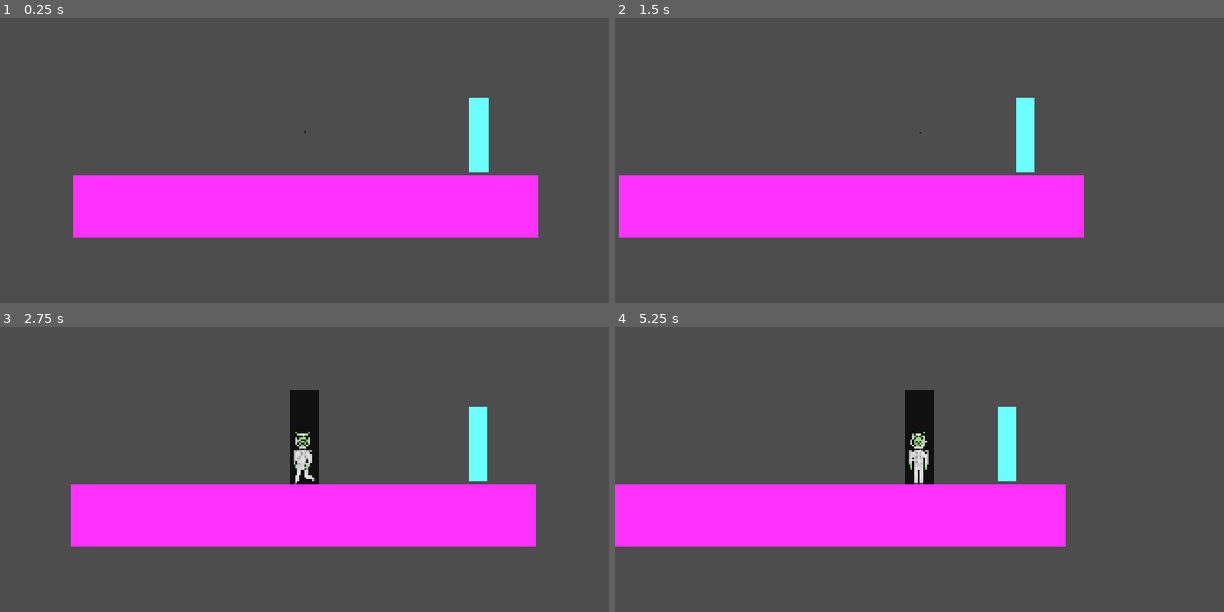
Above: before the commit, frames 1-4 (two rows, left to right).
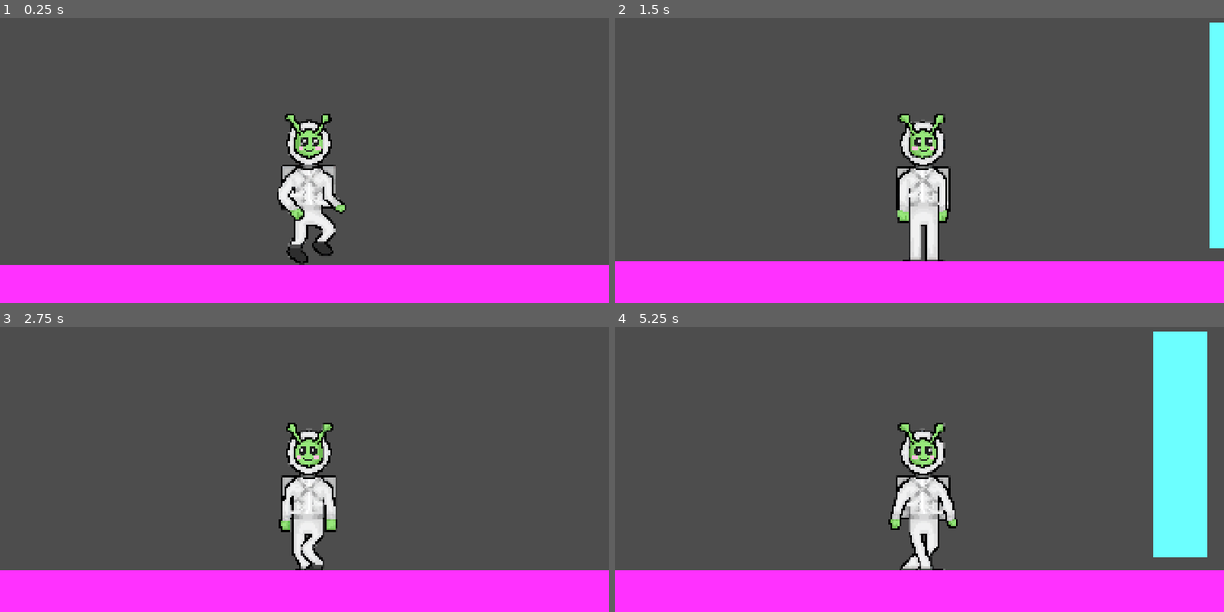
Above: after the commit, the same moments.

Repository: CARLFHG/PARSUA
Game: Godot game, scene res://scene/levelroot1.tscn
Same seed, same stepped clock (60 frames per second), same inputs: the game is played once before the commit and once after it.
Inputs (mouse positions are in pixels of both pictures, inside the frame that each line leads up to):
- Up to frame 1 (0.25 s): no input
- Up to frame 2 (1.5 s): move the mouse to (1053, 114) at 0.52 s; hold D (right) 0.53-1.25 s; click (1053, 114) at 0.67 s; tap Space (jump) at 0.77 s; drag from (797, 149) to (1023, 140) at 1.27 s
- Up to frame 3 (2.75 s): move the mouse to (365, 366) at 2.02 s; hold A (left) from 2.03 s (still down)
- Up to frame 4 (5.25 s): release A (left) at 2.75 s; drag from (889, 509) to (736, 389) at 2.77 s; move the mouse to (1102, 492) at 3.52 s; hold D (right) 3.53-4.25 s; tap Space (jump) at 3.77 s; drag from (736, 389) to (1023, 449) at 4.27 s; move the mouse to (949, 441) at 5.02 s; hold D (right) from 5.03 s (still down); click (949, 441) at 5.17 s

The runs differ from the first frame. In frame 1, 33% of the frame differs, in the area x 0-100%, y 28-100%; in frame 2, 36%; in frame 3, 34%; in frame 4, 41%, in the area x 0-100%, y 1-100%.

Commit message:
movement w mako na,:)

Diff:
--- a/scene/player.tscn
+++ b/scene/player.tscn
@@ -1,130 +1,79 @@
-[gd_scene load_steps=24 format=3 uid="uid://c0iii0d5t8i0u"]
+[gd_scene load_steps=18 format=3 uid="uid://c0iii0d5t8i0u"]
 
 [ext_resource type="Script" uid="uid://bjafywn44ypym" path="res://script/player.gd" id="1_ct4mp"]
-[ext_resource type="Texture2D" uid="uid://dlnbtjk6am4hj" path="res://images/asssets/Idle (32x32).png" id="2_yw30f"]
-[ext_resource type="Texture2D" uid="uid://bab434aksyuqe" path="res://images/asssets/Jump (32x32).png" id="3_ct4mp"]
-[ext_resource type="Texture2D" uid="uid://bqog2yp6fn27" path="res://images/asssets/dcf3e2d7-13fb-4671-b51a-d360eccf2499 (1).jpg" id="4_s4jxa"]
+[ext_resource type="Texture2D" uid="uid://wjd2vd52kknd" path="res://images/asssets/Idle.png" id="2_s4jxa"]
+[ext_resource type="Texture2D" uid="uid://v2tjcxtoau8l" path="res://images/asssets/Untitled189_20260125164131.png" id="3_s4jxa"]
+[ext_resource type="Texture2D" uid="uid://b3jxh2ul0aca3" path="res://images/asssets/Untitled189_20260125163735.png" id="4_oh5ij"]
 [ext_resource type="AudioStream" uid="uid://c2ccw5c4t0nks" path="res://images/asssets/sound/jump.wav" id="5_s4jxa"]
 
-[sub_resource type="AtlasTexture" id="AtlasTexture_yllr7"]
-atlas = ExtResource("2_yw30f")
-region = Rect2(0, 0, 32, 32)
+[sub_resource type="AtlasTexture" id="AtlasTexture_oh5ij"]
+atlas = ExtResource("2_s4jxa")
+region = Rect2(768, 0, 768, 2160)
 
-[sub_resource type="AtlasTexture" id="AtlasTexture_kb6p2"]
-atlas = ExtResource("2_yw30f")
-region = Rect2(32, 0, 32, 32)
+[sub_resource type="AtlasTexture" id="AtlasTexture_34jf3"]
+atlas = ExtResource("2_s4jxa")
+region = Rect2(1536, 0, 768, 2160)
 
-[sub_resource type="AtlasTexture" id="AtlasTexture_wodsf"]
-atlas = ExtResource("2_yw30f")
-region = Rect2(64, 0, 32, 32)
+[sub_resource type="AtlasTexture" id="AtlasTexture_u7b46"]
+atlas = ExtResource("2_s4jxa")
+region = Rect2(2304, 0, 768, 2160)
 
-[sub_resource type="AtlasTexture" id="AtlasTexture_32hag"]
-atlas = ExtResource("2_yw30f")
-region = Rect2(96, 0, 32, 32)
-
-[sub_resource type="AtlasTexture" id="AtlasTexture_tqiix"]
-atlas = ExtResource("2_yw30f")
-region = Rect2(128, 0, 32, 32)
-
-[sub_resource type="AtlasTexture" id="AtlasTexture_e7oew"]
-atlas = ExtResource("2_yw30f")
-region = Rect2(160, 0, 32, 32)
-
-[sub_resource type="AtlasTexture" id="AtlasTexture_c35mf"]
-atlas = ExtResource("2_yw30f")
-region = Rect2(192, 0, 32, 32)
-
-[sub_resource type="AtlasTexture" id="AtlasTexture_65viv"]
-atlas = ExtResource("2_yw30f")
-region = Rect2(224, 0, 32, 32)
-
-[sub_resource type="AtlasTexture" id="AtlasTexture_x7c3f"]
-atlas = ExtResource("2_yw30f")
-region = Rect2(256, 0, 32, 32)
-
-[sub_resource type="AtlasTexture" id="AtlasTexture_bjvpn"]
-atlas = ExtResource("2_yw30f")
-region = Rect2(288, 0, 32, 32)
-
-[sub_resource type="AtlasTexture" id="AtlasTexture_s7qer"]
-atlas = ExtResource("2_yw30f")
-region = Rect2(320, 0, 32, 32)
-
-[sub_resource type="AtlasTexture" id="AtlasTexture_oh5ij"]
-atlas = ExtResource("4_s4jxa")
-region = Rect2(320, 0, 320, 1080)
+[sub_resource type="AtlasTexture" id="AtlasTexture_j4wxg"]
+atlas = ExtResource("2_s4jxa")
+region = Rect2(3072, 0, 768, 2160)
 
 [sub_resource type="AtlasTexture" id="AtlasTexture_hp4bs"]
-atlas = ExtResource("4_s4jxa")
-region = Rect2(640, 0, 320, 1080)
+atlas = ExtResource("3_s4jxa")
+region = Rect2(0, 0, 768, 2160)
 
 [sub_resource type="AtlasTexture" id="AtlasTexture_g2vtq"]
-atlas = ExtResource("4_s4jxa")
-region = Rect2(960, 0, 320, 1080)
+atlas = ExtResource("4_oh5ij")
+region = Rect2(0, 0, 768, 2160)
 
 [sub_resource type="AtlasTexture" id="AtlasTexture_2fvbb"]
-atlas = ExtResource("4_s4jxa")
-region = Rect2(1280, 0, 320, 1080)
+atlas = ExtResource("4_oh5ij")
+region = Rect2(768, 0, 768, 2160)
 
 [sub_resource type="AtlasTexture" id="AtlasTexture_ml7e8"]
-atlas = ExtResource("4_s4jxa")
-region = Rect2(1600, 0, 320, 1080)
+atlas = ExtResource("4_oh5ij")
+region = Rect2(1536, 0, 768, 2160)
+
+[sub_resource type="AtlasTexture" id="AtlasTexture_ihjo1"]
+atlas = ExtResource("4_oh5ij")
+region = Rect2(2304, 0, 768, 2160)
+
+[sub_resource type="AtlasTexture" id="AtlasTexture_dk1vr"]
+atlas = ExtResource("4_oh5ij")
+region = Rect2(3072, 0, 768, 2160)
 
 [sub_resource type="SpriteFrames" id="SpriteFrames_ge24q"]
 animations = [{
 "frames": [{
 "duration": 1.0,
-"texture": SubResource("AtlasTexture_yllr7")
+"texture": SubResource("AtlasTexture_oh5ij")
 }, {
 "duration": 1.0,
-"texture": SubResource("AtlasTexture_kb6p2")
+"texture": SubResource("AtlasTexture_34jf3")
 }, {
 "duration": 1.0,
-"texture": SubResource("AtlasTexture_wodsf")
+"texture": SubResource("AtlasTexture_u7b46")
 }, {
 "duration": 1.0,
-"texture": SubResource("AtlasTexture_32hag")
-}, {
-"duration": 1.0,
-"texture": SubResource("AtlasTexture_tqiix")
-}, {
-"duration": 1.0,
-"texture": SubResource("AtlasTexture_e7oew")
-}, {
-"duration": 1.0,
-"texture": SubResource("AtlasTexture_c35mf")
-}, {
-"duration": 1.0,
-"texture": SubResource("AtlasTexture_65viv")
-}, {
-"duration": 1.0,
-"texture": SubResource("AtlasTexture_x7c3f")
-}, {
-"duration": 1.0,
-"texture": SubResource("AtlasTexture_bjvpn")
-}, {
-"duration": 1.0,
-"texture": SubResource("AtlasTexture_s7qer")
+"texture": SubResource("AtlasTexture_j4wxg")
 }],
 "loop": true,
 "name": &"idling",
-"speed": 20.0
+"speed": 3.0
 }, {
 "frames": [{
 "duration": 1.0,
-"texture": ExtResource("3_ct4mp")
+"texture": SubResource("AtlasTexture_hp4bs")
 }],
 "loop": true,
 "name": &"jumping",
-"speed": 20.0
+"speed": 6.0
 }, {
 "frames": [{
-"duration": 1.0,
-"texture": SubResource("AtlasTexture_oh5ij")
-}, {
-"duration": 1.0,
-"texture": SubResource("AtlasTexture_hp4bs")
-}, {
 "duration": 1.0,
 "texture": SubResource("AtlasTexture_g2vtq")
 }, {
@@ -133,14 +82,20 @@
 }, {
 "duration": 1.0,
 "texture": SubResource("AtlasTexture_ml7e8")
+}, {
+"duration": 1.0,
+"texture": SubResource("AtlasTexture_ihjo1")
+}, {
+"duration": 1.0,
+"texture": SubResource("AtlasTexture_dk1vr")
 }],
 "loop": true,
 "name": &"running",
-"speed": 5.0
+"speed": 6.0
 }]
 
 [sub_resource type="RectangleShape2D" id="RectangleShape2D_ct4mp"]
-size = Vector2(27.333332, 60)
+size = Vector2(23.666668, 54)
 
 [node name="player" type="CharacterBody2D"]
 texture_filter = 1
@@ -149,13 +104,14 @@
 
 [node name="AnimatedSprite2D" type="AnimatedSprite2D" parent="."]
 texture_filter = 1
-scale = Vector2(0.1, 0.1)
+scale = Vector2(0.05, 0.05)
 sprite_frames = SubResource("SpriteFrames_ge24q")
-animation = &"running"
+animation = &"idling"
 autoplay = "idling"
+frame_progress = 0.98385
 
 [node name="CollisionShape2D" type="CollisionShape2D" parent="."]
-position = Vector2(-1.3333325, 17.666668)
+position = Vector2(2.1666665, 20)
 shape = SubResource("RectangleShape2D_ct4mp")
 
 [node name="jump sound" type="AudioStreamPlayer2D" parent="."]
@@ -163,3 +119,5 @@
 stream = ExtResource("5_s4jxa")
 
 [node name="Camera2D" type="Camera2D" parent="."]
+texture_filter = 1
+zoom = Vector2(3, 3)
Binary file removed: images/asssets/Hit (32x32).png
Binary file removed: images/asssets/Idle (32x32).png
Binary file added: images/asssets/Idle.png
Not shown, changed: images/asssets/Idle.png.import
Binary file removed: images/asssets/Jump (32x32).png
Not shown, removed: images/asssets/Jump (32x32).png.import
Binary file added: images/asssets/Untitled189_20260125163735.png
Not shown, changed: images/asssets/Untitled189_20260125163735.png.import
Binary file added: images/asssets/Untitled189_20260125164131.png
Not shown, changed: images/asssets/Untitled189_20260125164131.png.import
Binary file removed: images/asssets/dcf3e2d7-13fb-4671-b51a-d360eccf2499 (1).jpg
